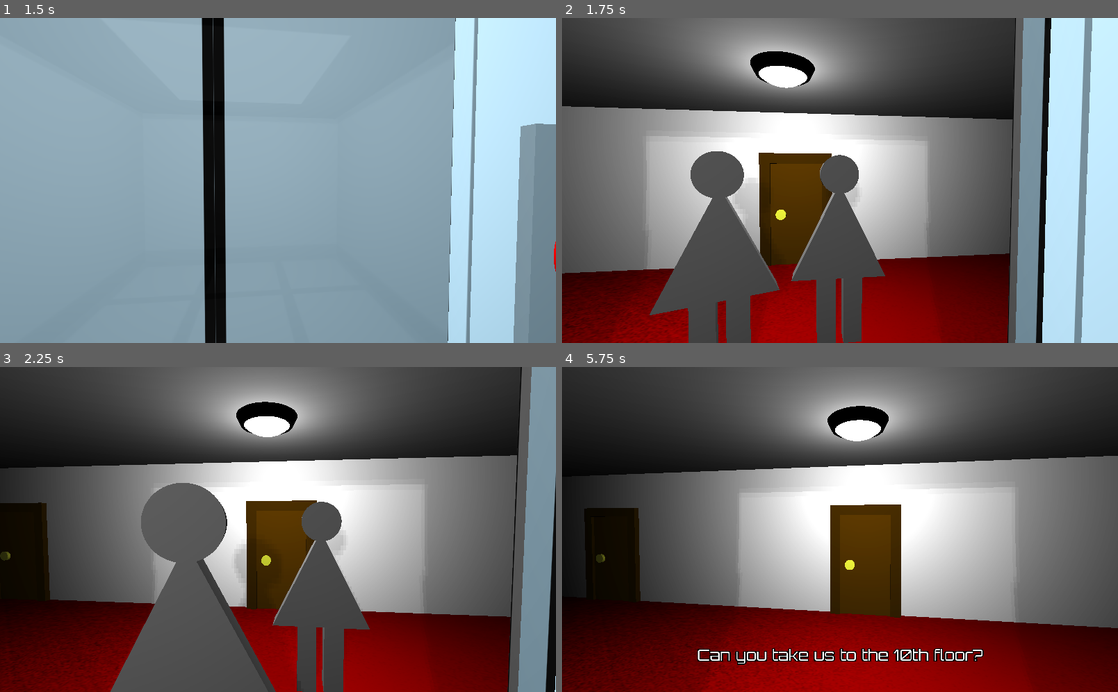
Above: before the commit, frames 1-4 (two rows, left to right).
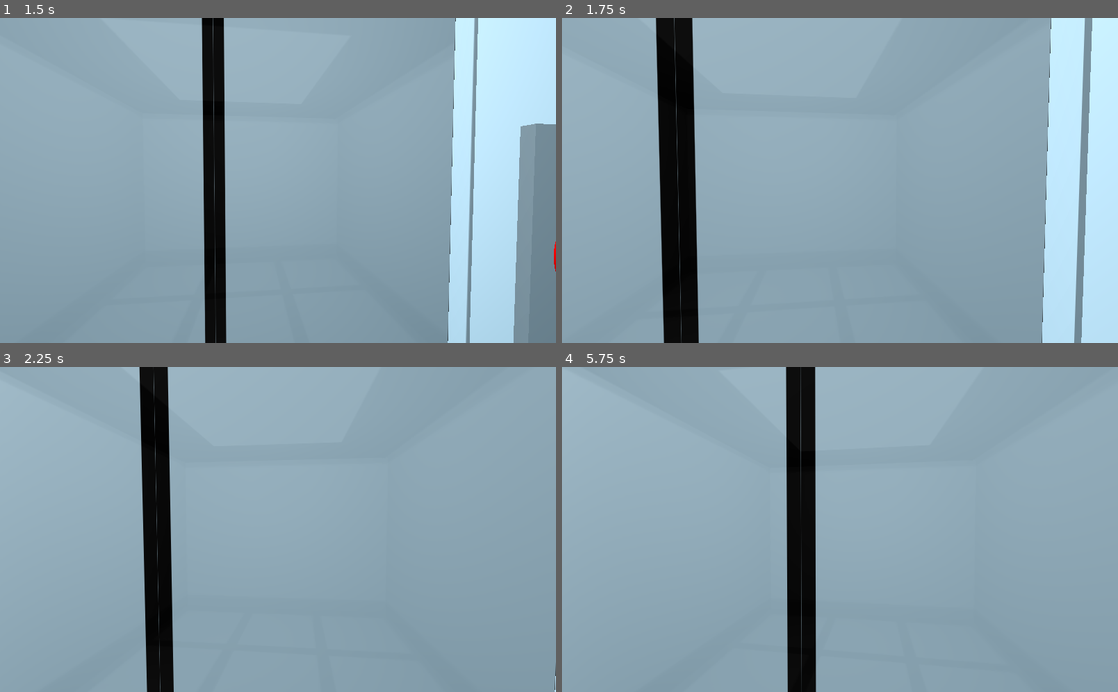
Above: after the commit, the same moments.

Repository: RoxoFoxo/the-elevator
Game: Godot game, scene res://scenes/MainMenu.tscn
The game is run twice, just before and just after one commit, with the same random seed, the same clock (stepped at 60 frames per second) and the same inputs.
Inputs (mouse positions are in pixels of both pictures, inside the frame that each line leads up to):
- Up to frame 1 (1.5 s): click "PLAY" at 0.5 s; tap Enter at 1.25 s; move the mouse to (305, 180) at 1.27 s; press the mouse at (305, 180) at 1.28 s; hold W (move_forward) from 1.28 s (still down)
- Up to frame 2 (1.75 s): keep holding W (move_forward)
- Up to frame 3 (2.25 s): keep holding W (move_forward); move the mouse to (250, 529) at 2.02 s; release the mouse at (250, 529) at 2.03 s; tap E (use) at 2.1 s
- Up to frame 4 (5.75 s): keep holding W (move_forward); move the mouse to (851, 523) at 2.77 s; press the mouse at (851, 523) at 2.78 s; move the mouse to (834, 536) at 3.52 s; release the mouse at (834, 536) at 3.53 s; tap E (use) at 3.6, 5.1 s; move the mouse to (878, 532) at 4.27 s; press the mouse at (878, 532) at 4.28 s; move the mouse to (795, 526) at 5.02 s; release the mouse at (795, 526) at 5.03 s

Frame 1 is identical in both runs. In frame 2, 82% of the frame differs, in the area x 0-88%, y 0-100%; in frame 3, 94%; in frame 4, 98%, in the area x 0-100%, y 0-100%.

Commit message:
chore: add more time

Diff:
--- a/scenes/Act1.gd
+++ b/scenes/Act1.gd
@@ -59,11 +59,11 @@
 # entering elevator...
 func _act1():
 	print_debug("starting act 1 p/ 1")
-	yield(get_tree().create_timer(1), "timeout")
+	yield(get_tree().create_timer(7), "timeout")
 	_toggle_door()
 	# they enter the elevator
 	emit_signal("move_inside")
-	yield(get_tree().create_timer(1), "timeout")
+	yield(get_tree().create_timer(2), "timeout")
 	_say1("Can you take us to the 10th floor?", 0.05)
 	yield($"../Dialog", "done")
 	# configuration to act 2:
@@ -74,7 +74,7 @@
 # conversation while going up
 func _act2():
 	print_debug("starting act 1 p/ 2")
-	yield(get_tree().create_timer(7), "timeout")
+	yield(get_tree().create_timer(5), "timeout")
 	# A
 	_say1("So, about what you were saying...", 0.06)
 	yield($"../Dialog", "done")
Not shown, changed: export_presets.cfg
